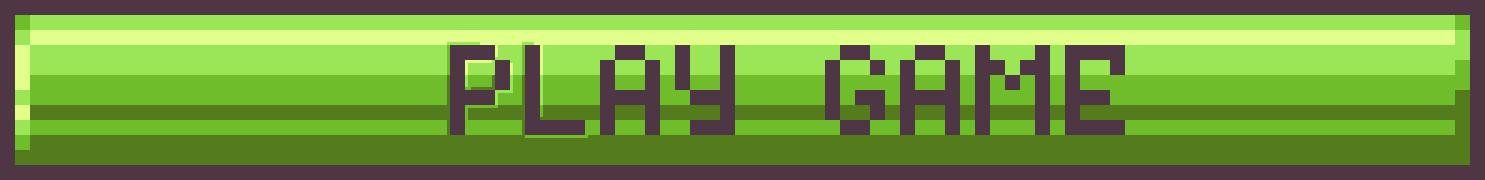
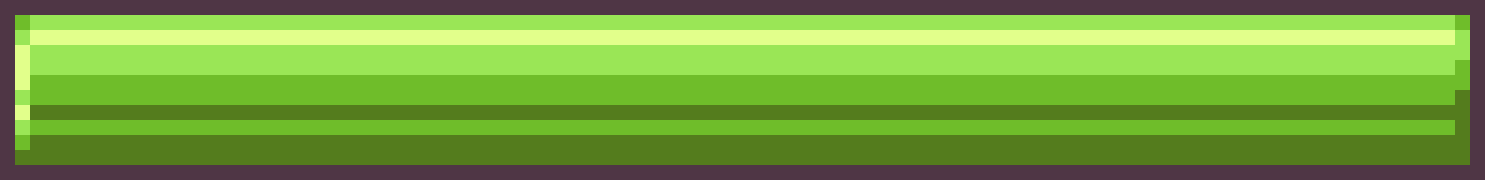
Before/after of a (1485, 180) layered artwork. What changed in the layer stack:
painted on "text" over [447, 42, 1125, 138]
